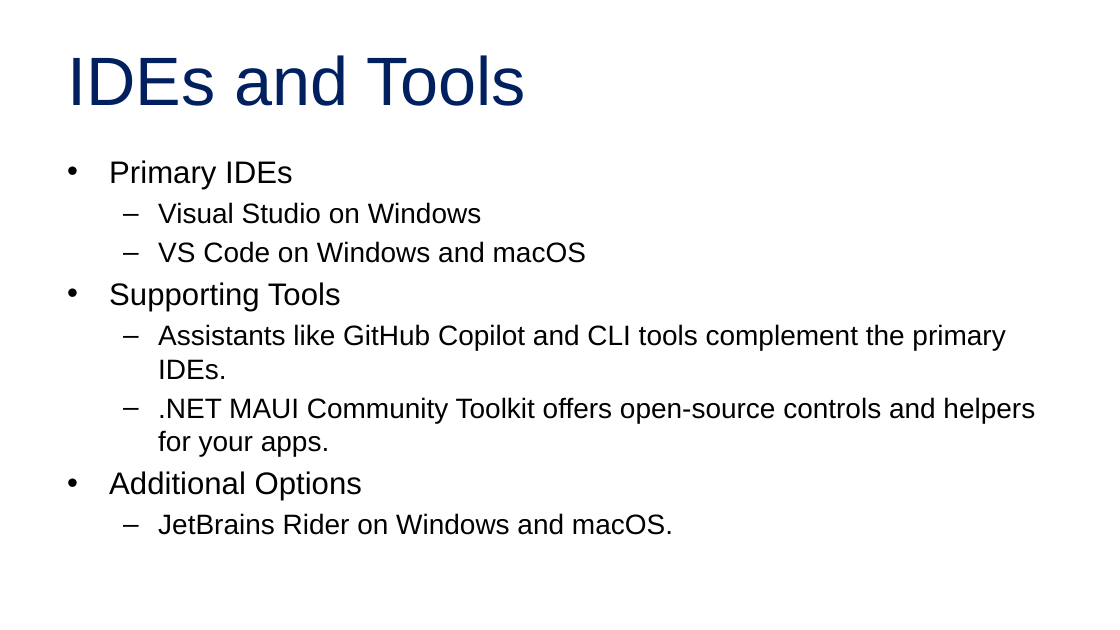
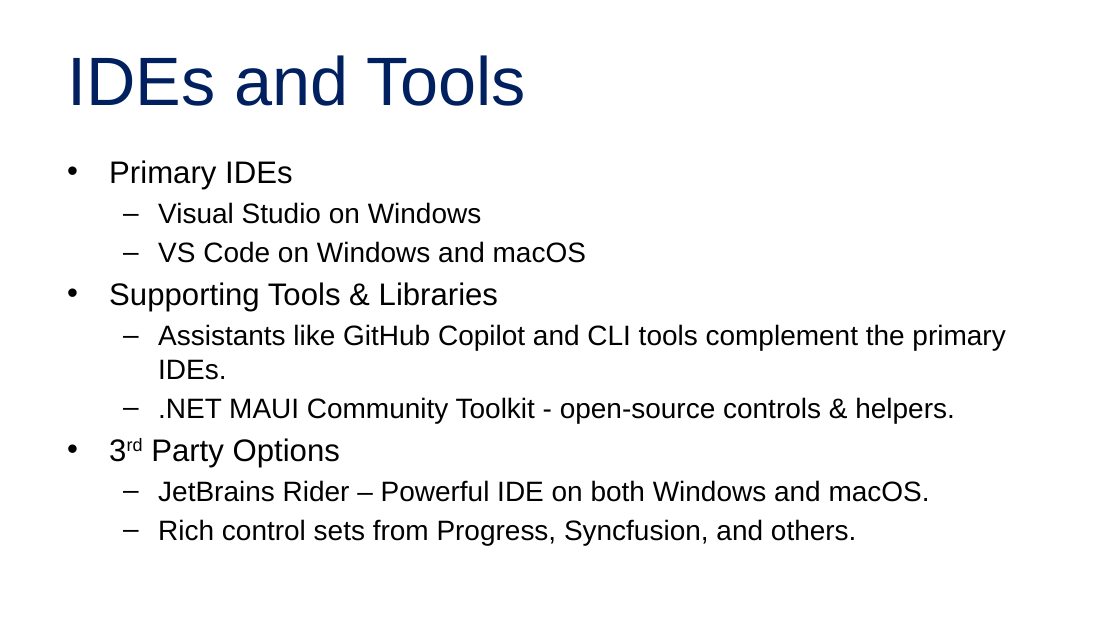
Before and after one commit to alvinashcraft/speaking, a slide deck: slide 8 of 2025/1116_VSLiveOrlando/Maui Toolkit/Create Multi-Platform Apps with .NET.pptx (slide 10 before the commit). Drawn at 1120x630 pixels with LibreOffice and Linux fonts; fonts in the diff are those of the drawing; background and template pictures are left out. Boxes give left, top, right and bottom in pixels: in the first picture for what was removed or moved away, otherwise in the second. Text is boxed around its words. In the diff, an @@ line names an element or a change of style, - is before the commit and + after.

Commit message:
Simplify maui slides for live360 orlando

```diff
--- a/2025/1116_VSLiveOrlando/Maui Toolkit/Create Multi-Platform Apps with .NET.pptx
+++ b/2025/1116_VSLiveOrlando/Maui Toolkit/Create Multi-Platform Apps with .NET.pptx
@@ text at [109,282,498,312]: text changed @@
-• Supporting Tools
+• Supporting Tools & Libraries
@@ text at [151,397,955,545]: text changed @@
-  – .NET MAUI Community Toolkit offers open-source controls and helpers for your apps.
-• Additional Options
-  – JetBrains Rider on Windows and macOS.
+  – .NET MAUI Community Toolkit - open-source controls & helpers.
+• 3rd Party Options
+  – JetBrains Rider – Powerful IDE on both Windows and macOS.
+  – Rich control sets from Progress, Syncfusion, and others.
```
Also in this commit, not shown: 9 other slides changed, 12 slides removed.
